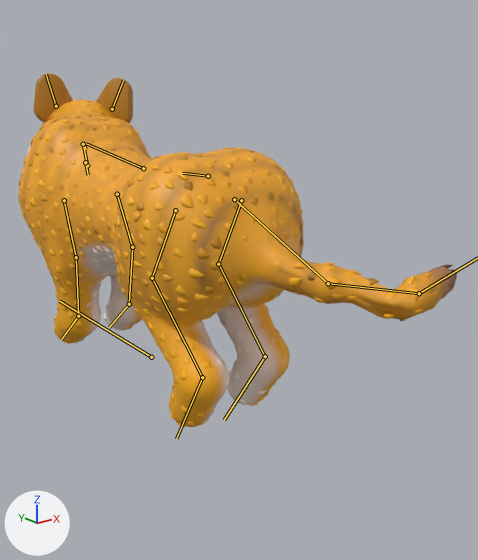
The glTF model game/art/models/tiger.glb: old version first, new version second.
Both versions are drawn from a 50 mm lens placed at (-1.33, -2.25, 1.15), pointed at (0.22, -0.32, 0.38). Lighting does not change. The marker at lower left points along +X, +Y and +Z. The first picture is the older version. Both versions are drawn at frame 11 of the action 'fidget'; the numbers are the values there. The bones that bend it are drawn over the model as lines.

Names of what the first picture shows: 'tiger_movie'.
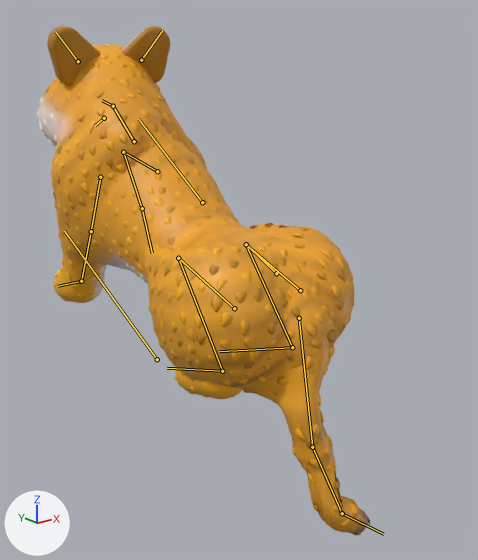
Pixel boxes (x1, y1, x2, y2) of what changed, in the pictures (478 x 560 px):
'tiger_movie', posed (24% narrower, 44% taller)
    before: (18, 73, 457, 427)
    after: (37, 26, 370, 535)
bone 'root', root to tip
    before: (151, 357) to (59, 301)
    after: (157, 359) to (64, 231)
bone 'neck', root to tip
    before: (87, 165) to (83, 144)
    after: (134, 141) to (113, 106)
bone 'jaw', root to tip
    before: (85, 162) to (88, 175)
    after: (104, 118) to (95, 125)
bone 'ear.L', root to tip
    before: (56, 106) to (46, 74)
    after: (78, 61) to (55, 31)
bone 'ear.R', root to tip
    before: (112, 109) to (123, 80)
    after: (141, 60) to (162, 30)
bone 'fl_upper.L', root to tip
    before: (64, 200) to (76, 257)
    after: (100, 177) to (91, 231)
bone 'fl_lower.L', root to tip
    before: (76, 257) to (78, 316)
    after: (91, 231) to (81, 281)
bone 'fl_upper.R', root to tip
    before: (117, 194) to (132, 247)
    after: (157, 171) to (123, 152)
bone 'fl_lower.R', root to tip
    before: (132, 247) to (129, 304)
    after: (123, 152) to (142, 208)
bone 'fl_foot.R', root to tip
    before: (129, 304) to (109, 327)
    after: (142, 208) to (152, 253)
bone 'tail1', root to tip
    before: (234, 199) to (328, 283)
    after: (299, 318) to (312, 447)
bone 'tail2', root to tip
    before: (328, 283) to (419, 293)
    after: (312, 447) to (342, 513)
bone 'hl_upper.L', root to tip
    before: (175, 210) to (152, 278)
    after: (234, 308) to (178, 258)
bone 'hl_lower.L', root to tip
    before: (152, 278) to (202, 377)
    after: (178, 258) to (222, 371)
bone 'hl_foot.L', root to tip
    before: (202, 377) to (176, 438)
    after: (222, 371) to (167, 368)
bone 'hl_upper.R', root to tip
    before: (241, 200) to (218, 264)
    after: (300, 290) to (246, 244)
bone 'hl_lower.R', root to tip
    before: (218, 264) to (265, 356)
    after: (246, 244) to (292, 347)
bone 'hl_foot.R', root to tip
    before: (265, 356) to (224, 420)
    after: (292, 347) to (219, 351)

The change in detail:
Bone 'root' (bone_root) moves from (0.0, 0.0, 0.0) to (0.0, -0.043, 0.003).
Bone 'root' (bone_root) turns from (0, 0, 0) to (26, 0, 0) degrees about its own x, y and z.
Bone 'neck' (bone_neck) turns from (8, 0, -19) to (1, 0, 5) degrees about its own x, y and z.
Bone 'jaw' (bone_jaw) turns from (0, 0, 0) to (-6, 0, 0) degrees about its own x, y and z.
Bone 'ear.L' (bone_ear_l) turns from (-12, 0, 0) to (-11, 0, 21) degrees about its own x, y and z.
Bone 'ear.R' (bone_ear_r) turns from (-12, 0, -5) to (-11, 0, -17) degrees about its own x, y and z.
Bone 'fl_upper.L' (bone_fl_upper_l) turns from (0, 0, 0) to (21, 0, 0) degrees about its own x, y and z.
Bone 'fl_lower.L' (bone_fl_lower_l) turns from (0, 0, 0) to (-25, 0, 0) degrees about its own x, y and z.
Bone 'fl_upper.R' (bone_fl_upper_r) turns from (0, 0, 0) to (102, 0, -17) degrees about its own x, y and z.
Bone 'fl_lower.R' (bone_fl_lower_r) turns from (0, 0, 0) to (-128, 0, 0) degrees about its own x, y and z.
Bone 'fl_foot.R' (bone_fl_foot_r) turns from (0, 0, 0) to (-29, 0, 0) degrees about its own x, y and z.
Bone 'tail1' (bone_tail1) turns from (-14, 0, -14) to (6, 0, 0) degrees about its own x, y and z.
Bone 'tail2' (bone_tail2) turns from (-14, 0, -27) to (6, 0, -18) degrees about its own x, y and z.
Bone 'tail3' (bone_tail3) turns from (-14, 0, -40) to (6, 0, -33) degrees about its own x, y and z.
Bone 'hl_upper.L' (bone_hl_upper_l) turns from (0, 0, 0) to (53, 0, 0) degrees about its own x, y and z.
Bone 'hl_lower.L' (bone_hl_lower_l) turns from (0, 0, 0) to (-72, 0, 0) degrees about its own x, y and z.
Bone 'hl_foot.L' (bone_hl_foot_l) turns from (0, 0, 0) to (31, 0, 0) degrees about its own x, y and z.
Bone 'hl_upper.R' (bone_hl_upper_r) turns from (0, 0, 0) to (53, 0, 0) degrees about its own x, y and z.
Bone 'hl_lower.R' (bone_hl_lower_r) turns from (0, 0, 0) to (-72, 0, 0) degrees about its own x, y and z.
Bone 'hl_foot.R' (bone_hl_foot_r) turns from (0, 0, 0) to (31, 0, 0) degrees about its own x, y and z.
